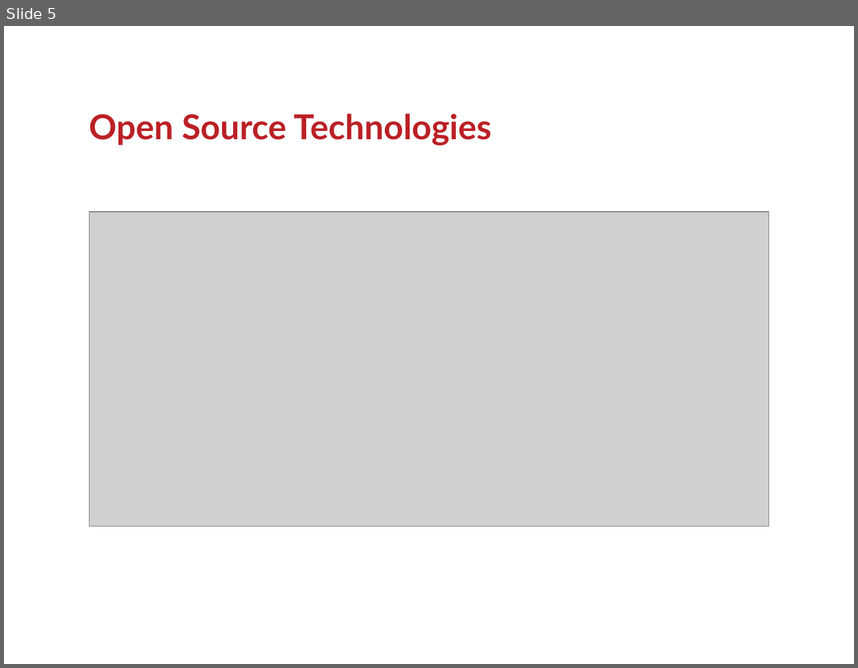
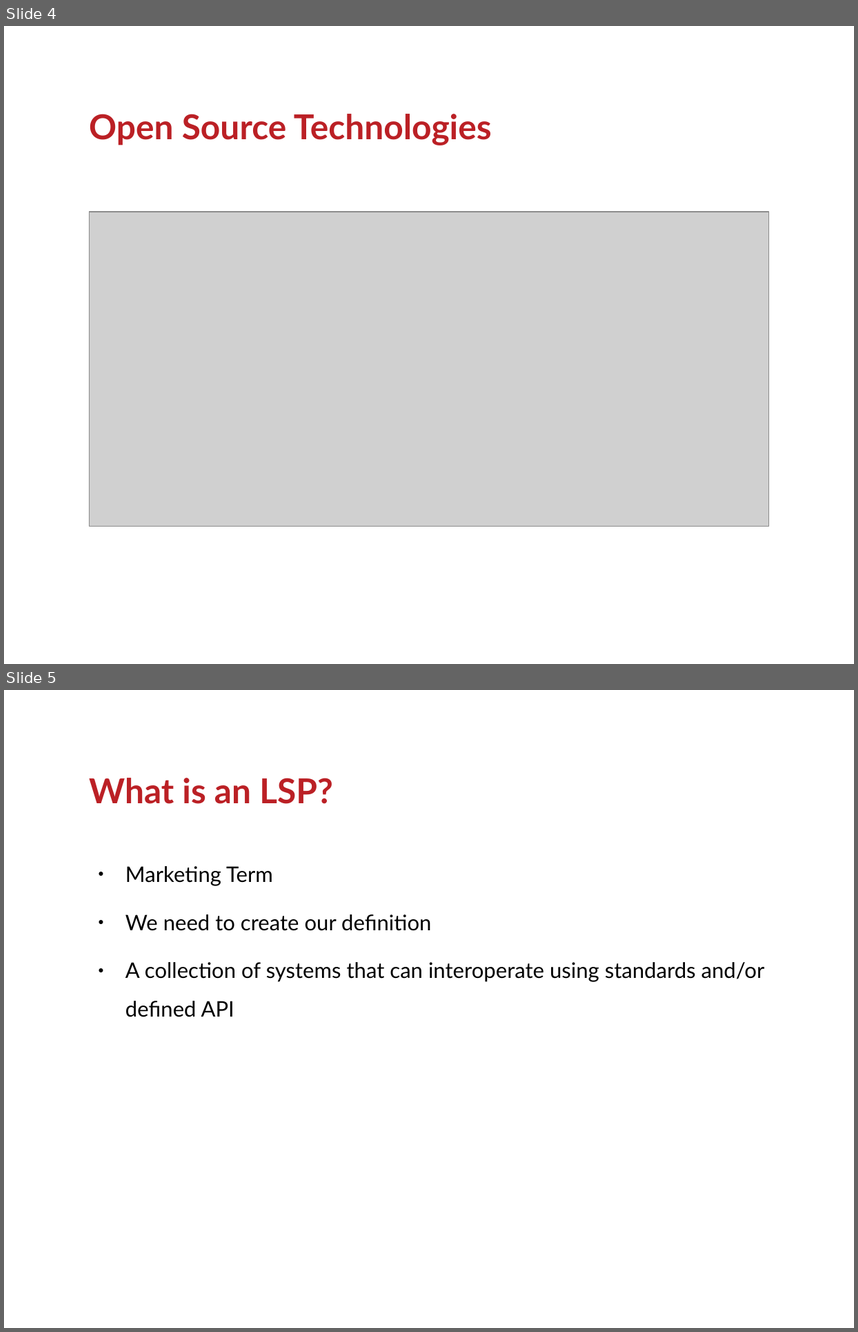
Before and after one commit to ranginui/presentation, a slide deck: kohaconclave2017/keynote.odp. Shown one above the other, each under a label of ours: slide 5 before the commit, slides 4 and 5 after it. The pictures are 858x668 and 858x1332 pixels, drawn with LibreOffice and Linux fonts; fonts in the diff are those of the drawing; grey boxes stand for pictures; background and template pictures are left out. Boxes give left, top, right and bottom in pixels: in the first picture for what was removed or moved away, otherwise in the second. Text is boxed around its words. In the diff, an @@ line names an element or a change of style, - is before the commit and + after.

```diff
--- a/kohaconclave2017/keynote.odp
+++ b/kohaconclave2017/keynote.odp
@@ slide 5 added at (4,690,854,1328), background #FFFFFF @@
@@ title added at (89,778,333,804), 32 pt, text #BB2025, bold @@
+What is an LSP?
@@ text added at (125,866,765,1017), 20 pt, text #000000 @@
+● Marketing Term
+● We need to create our definition
+● A collection of systems that can interoperate using standards and/or defined API
@@ what was slide 5 is now slide 4 @@
```
Also in this commit, not shown: 4 other slides added, 2 slides removed.
